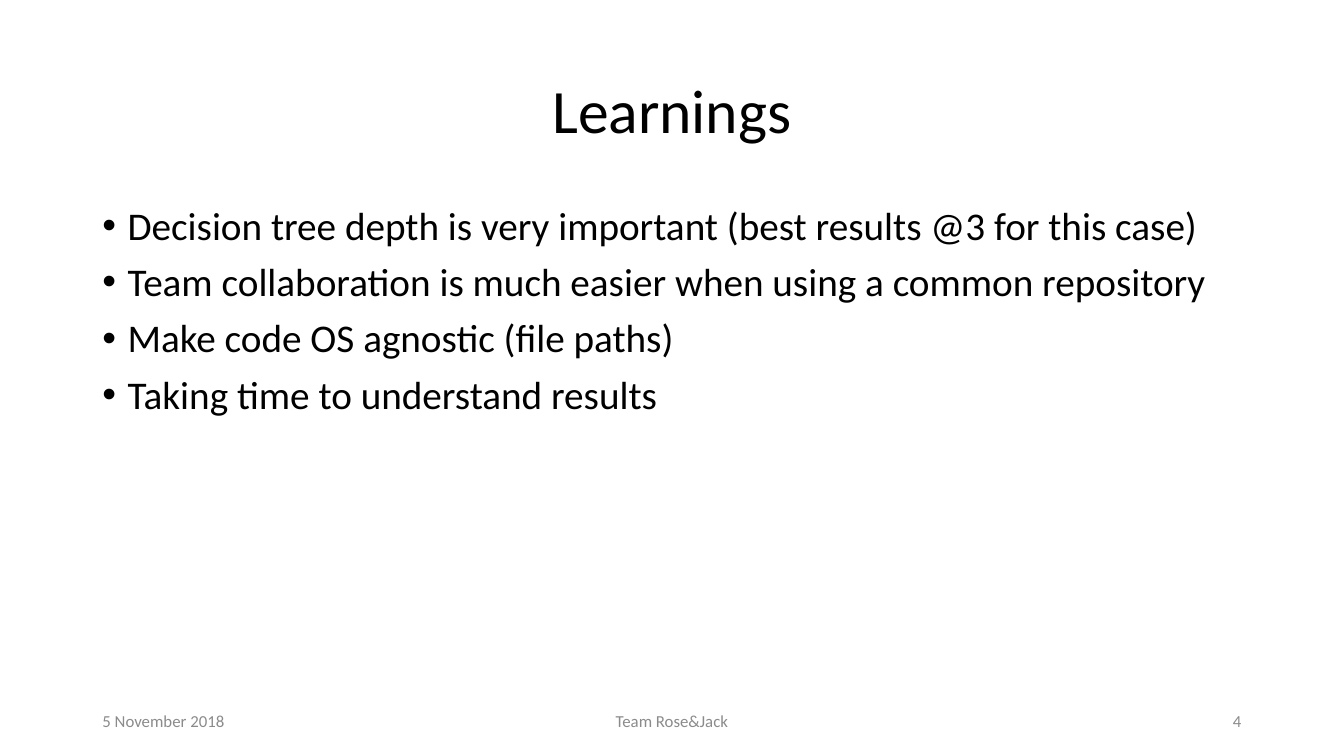
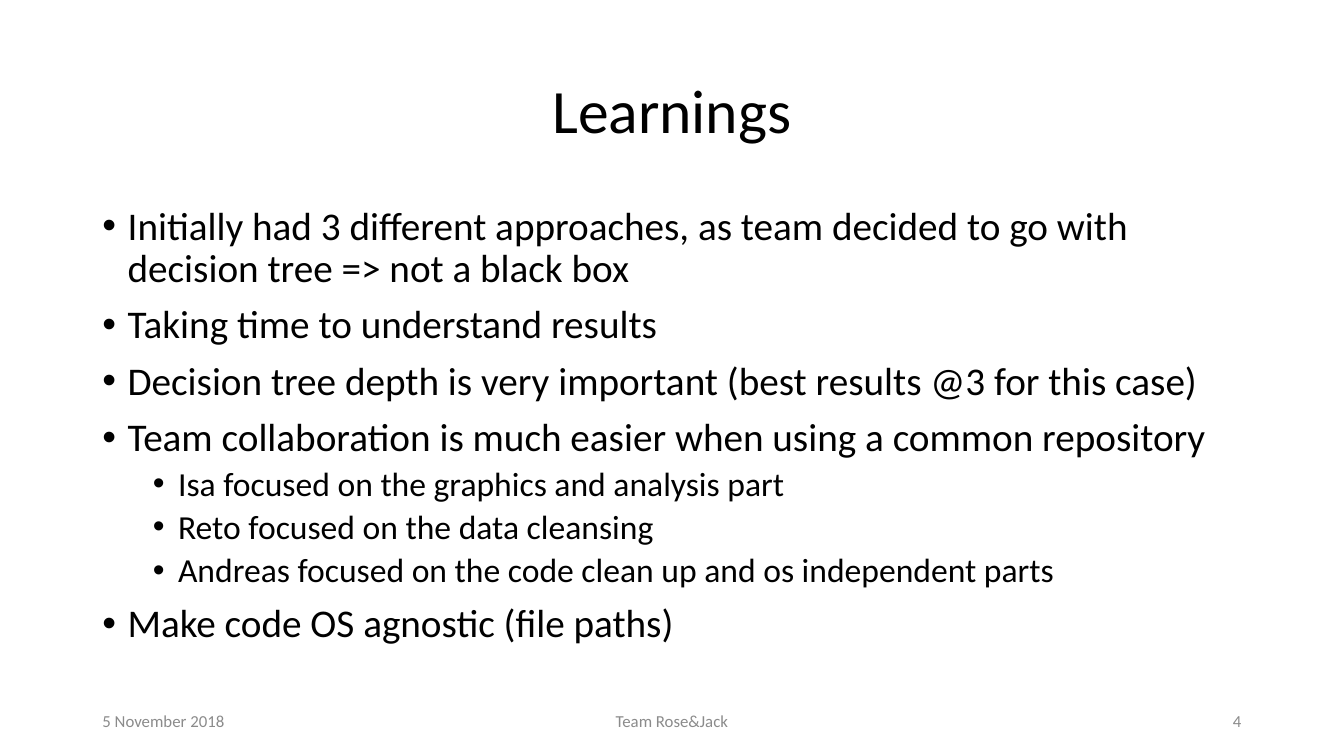
Before and after one commit to nojetlag/CASINFE2018, a slide deck: slide 4 of Titanic/presentation/CASINFE2018 Presentation Team Rose and Jack.pptx. Drawn at 1344x756 pixels with LibreOffice and Linux fonts; fonts in the diff are those of the drawing. Boxes give left, top, right and bottom in pixels: in the first picture for what was removed or moved away, otherwise in the second. Text is boxed around its words. In the diff, an @@ line names an element or a change of style, - is before the commit and + after.

Commit message:
adjusted slides with input for presentation

```diff
--- a/Titanic/presentation/CASINFE2018 Presentation Team Rose and Jack.pptx
+++ b/Titanic/presentation/CASINFE2018 Presentation Team Rose and Jack.pptx
@@ text at (x1=128, y1=212, x2=1128, y2=345): paragraphs added @@
+• Initially had 3 different approaches, as team decided to go with decision tree => not a black box
+• Taking time to understand results
@@ text at (x1=128, y1=381, x2=657, y2=416): paragraph removed @@
-• Taking time to understand results
@@ text at (x1=178, y1=472, x2=1054, y2=588): paragraphs added @@
+  • Isa focused on the graphics and analysis part
+  • Reto focused on the data cleansing
+  • Andreas focused on the code clean up and os independent parts
```
